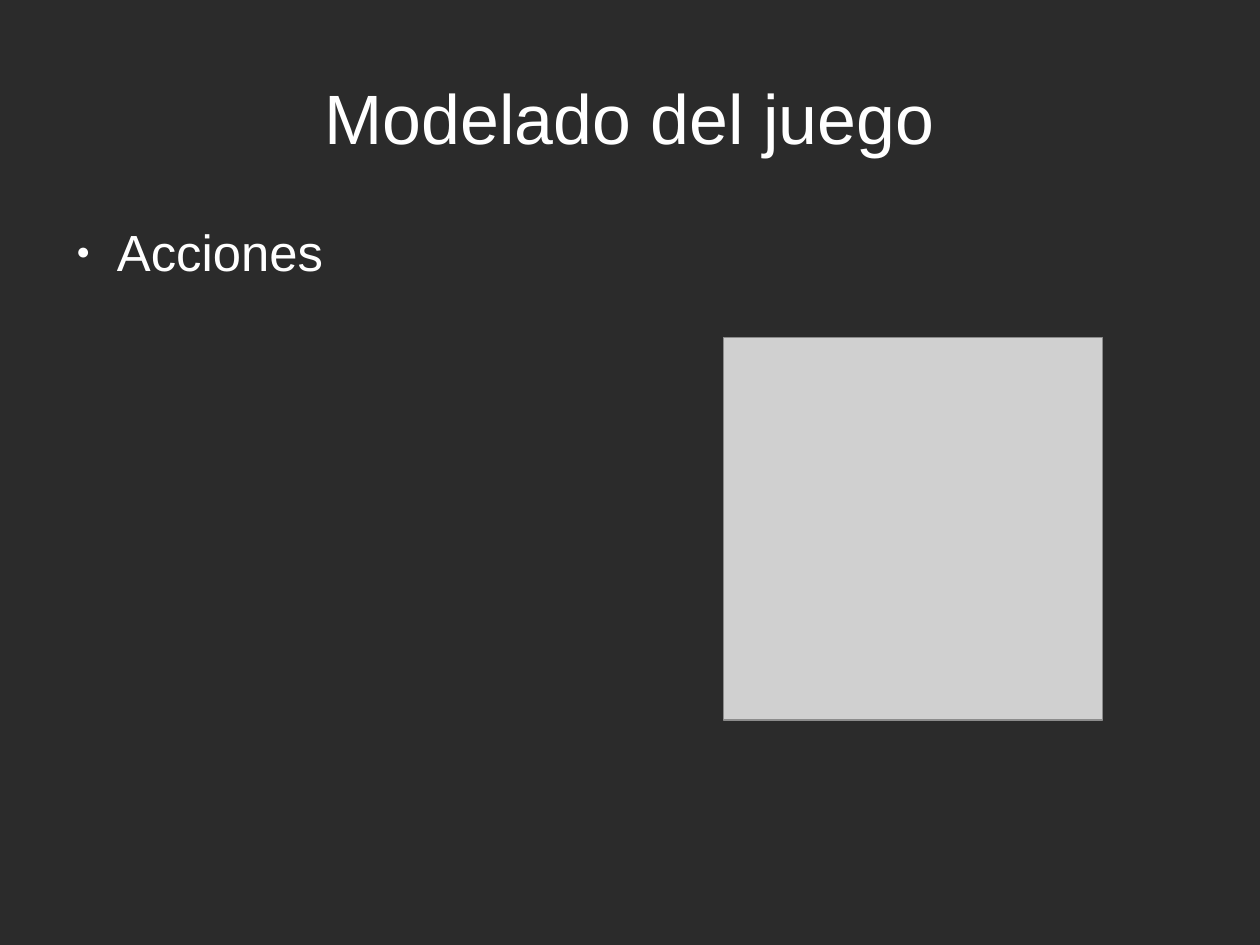
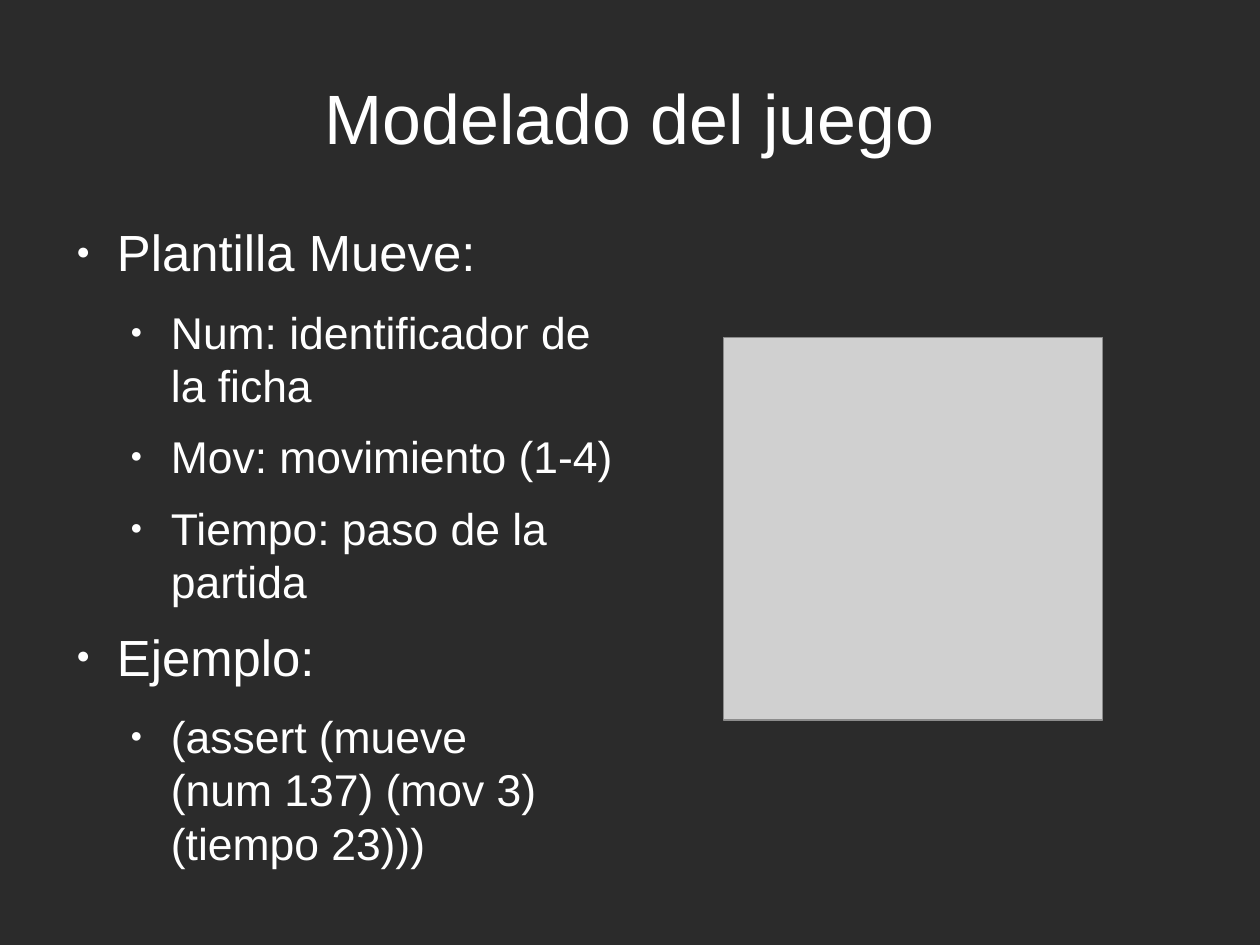
Before and after one commit to rompehielos013013013/gsiege, a slide deck: slide 23 of presentacion/expertoUCLM2014/SSEE-IA.odp (slide 21 before the commit). Drawn at 1260x945 pixels with LibreOffice and Linux fonts; fonts in the diff are those of the drawing; grey boxes stand for pictures; background and template pictures are left out; a plain dark background stands for a picture behind light text. Boxes give left, top, right and bottom in pixels: in the first picture for what was removed or moved away, otherwise in the second. Text is boxed around its words. In the diff, an @@ line names an element or a change of style, - is before the commit and + after.

```diff
--- a/presentacion/expertoUCLM2014/SSEE-IA.odp
+++ b/presentacion/expertoUCLM2014/SSEE-IA.odp
@@ text at box(117, 234, 613, 869): text changed; size 32 to 28 pt @@
-● Acciones
+● Plantilla Mueve:
+  ● Num: identificador de la ficha
+  ● Mov: movimiento (1-4)
+  ● Tiempo: paso de la partida
+● Ejemplo:
+  ● (assert (mueve (num 137) (mov 3) (tiempo 23)))
```
Also in this commit, not shown: 6 other slides changed, 7 slides added, 1 slide removed, 1 other file.
